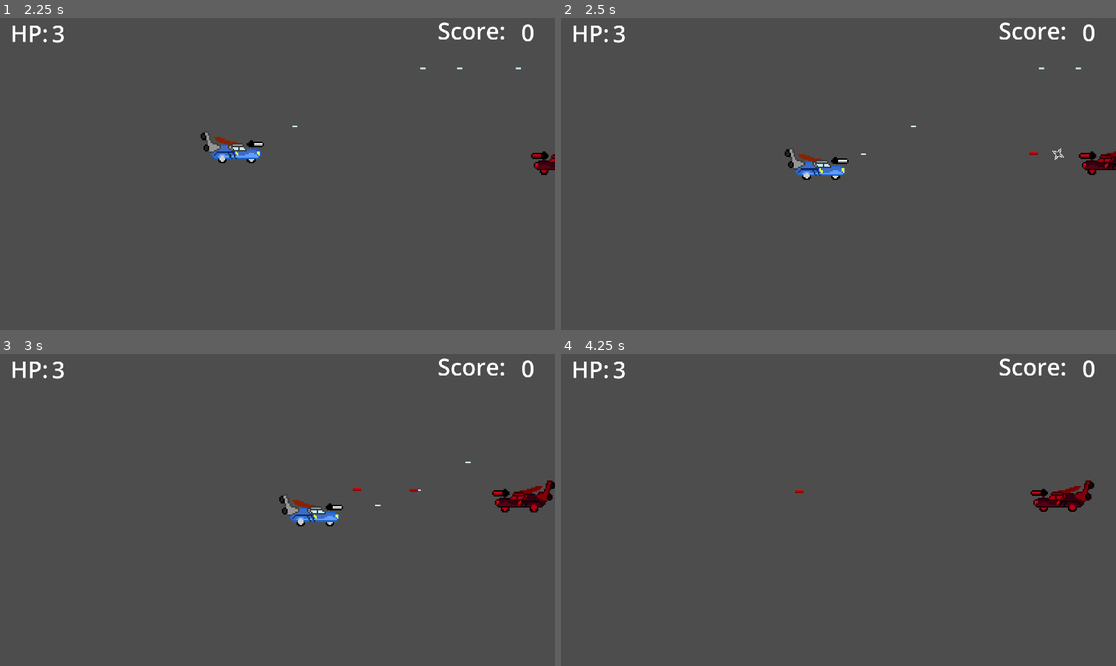
Above: before the commit, frames 1-4 (two rows, left to right).
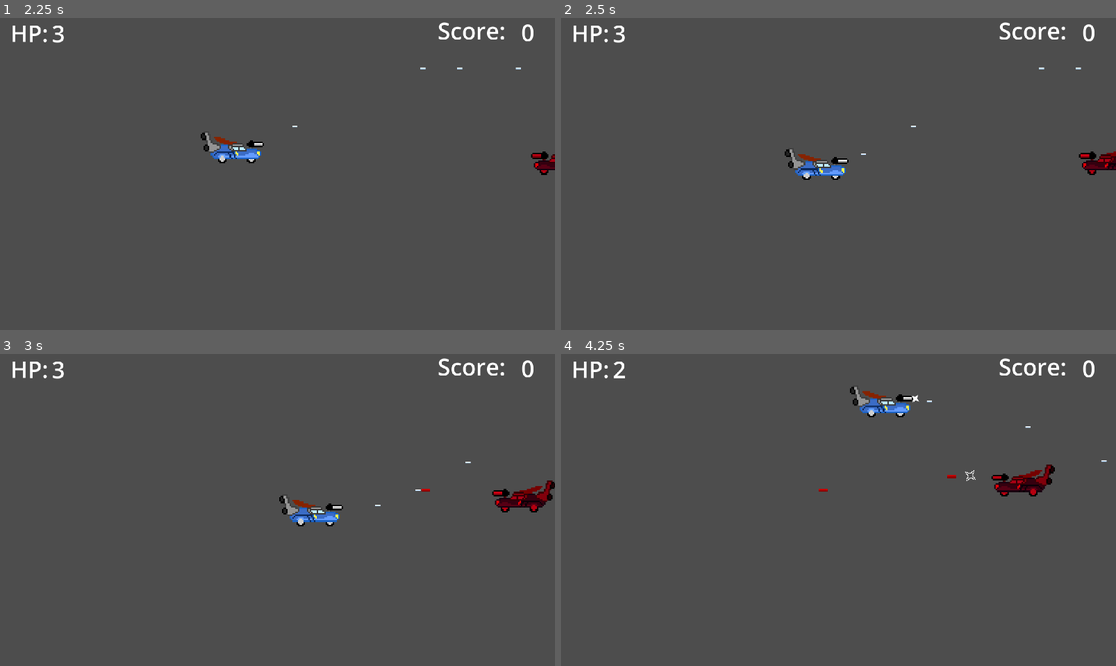
Above: after the commit, the same moments.

Repository: P0ddy/Project-Bentley
Game: Godot game, scene res://Scenes/MainScene/Game.tscn
Two runs of this game, one before a commit and one after it. Both use one fixed random seed, a clock stepped at 60 frames per second and the inputs below.
Inputs:
- Up to frame 1 (2.25 s): tap Enter at 0.5 s; hold D (right) 0.53-1.28 s; hold Space (shoot) 0.53-1.28 s; hold S (down) 1.28-2.03 s; tap Space (shoot) at 1.35 s; hold D (right) from 2.03 s (still down); hold Space (shoot) from 2.03 s (still down)
- Up to frame 2 (2.5 s): keep holding D (right); keep holding Space (shoot)
- Up to frame 3 (3 s): release D (right) at 2.78 s; release Space (shoot) at 2.78 s; hold W (up) from 2.78 s (still down); tap Space (shoot) at 2.85 s
- Up to frame 4 (4.25 s): release W (up) at 3.53 s; hold A (left) from 3.53 s (still down); hold Space (shoot) from 3.53 s (still down)

Frame 1 is identical in both runs. In frame 2, less than 0.1% of the frame differs, in the area x 84-91%, y 41-46%; in frame 3, less than 0.1%; in frame 4, 1.9%, in the area x 9-99%, y 2-51%.
Error before the commit: Invalid call. Nonexistent 'String' constructor. (res://Scenes/MainScene/DisplayHP.gd:4)

Commit message:
add Score System (fix)

Diff:
--- a/Scenes/MainScene/DisplayHP.gd
+++ b/Scenes/MainScene/DisplayHP.gd
@@ -1,4 +1,4 @@
 extends Label
 
 func _process(_delta):
-	text = String(Global.health)
+	text = str(Global.health)
--- a/Scenes/MainScene/DisplayScore.gd
+++ b/Scenes/MainScene/DisplayScore.gd
@@ -1,4 +1,4 @@
 extends Label
 
 func _process(_delta):
-	text = String(Global.score)
+	text = str(Global.score)
--- a/Scenes/MainScene/enemy.tscn
+++ b/Scenes/MainScene/enemy.tscn
@@ -75,7 +75,7 @@
 region_rect = Rect2(18, 4, 154, 153)
 
 [node name="ShootSpeed" type="Timer" parent="."]
-wait_time = 0.3
+wait_time = 0.7
 autostart = true
 
 [node name="Detection" type="Area2D" parent="."]
